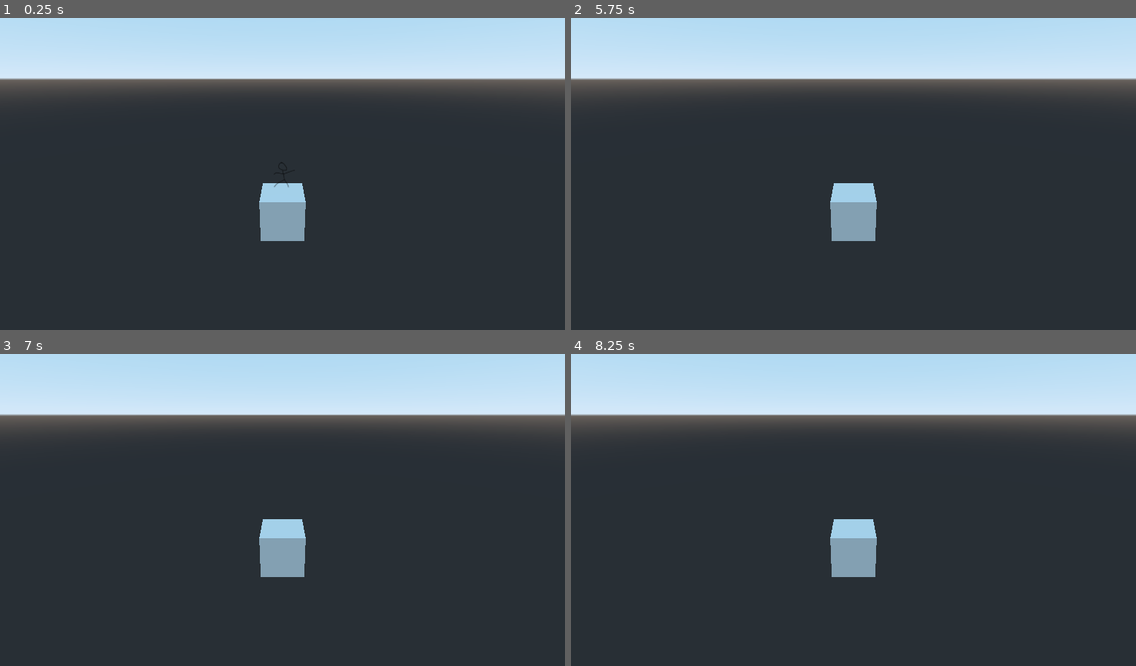
Above: before the commit, frames 1-4 (two rows, left to right).
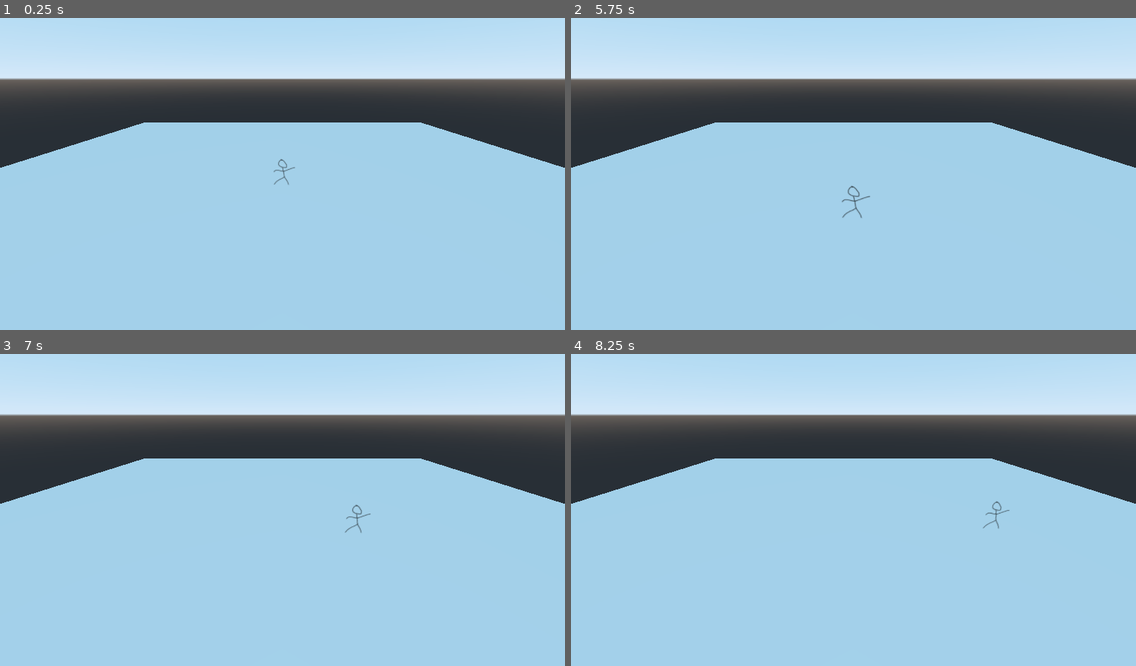
Above: after the commit, the same moments.

Repository: JeffKazuk/Ludum45
Game: Godot game, scene res://Town.tscn
Same seed, same stepped clock (60 frames per second), same inputs: the game is played once before the commit and once after it.
Inputs:
- Up to frame 1 (0.25 s): no input
- Up to frame 2 (5.75 s): tap Enter at 0.5 s; hold D (strafe_right) 0.53-1.28 s; hold S (move_back) 1.28-2.03 s; hold D (strafe_right) 2.03-2.78 s; hold W (move_forward) 2.78-3.53 s; hold A (strafe_left) 3.53-5.03 s; tap Space at 4.25 s; hold S (move_back) from 5.03 s (still down)
- Up to frame 3 (7 s): release S (move_back) at 5.78 s; hold D (strafe_right) 5.78-6.53 s; hold W (move_forward) from 6.53 s (still down)
- Up to frame 4 (8.25 s): tap Enter at 7.25 s; release W (move_forward) at 7.28 s; hold D (strafe_right) 7.28-8.03 s; tap Space at 8 s; hold S (move_back) from 8.03 s (still down)

The runs differ from the first frame. In frame 1, 62% of the frame differs, in the area x 0-100%, y 33-100%; in frame 2, 62%; in frame 3, 62%; in frame 4, 62%.

Commit message:
fixed infinite falling

Diff:
--- a/Town.tscn
+++ b/Town.tscn
@@ -9,6 +9,9 @@
 
 [node name="CSGBox" type="CSGBox" parent="."]
 transform = Transform( 1, 0, 0, 0, 1, 0, 0, 0, 1, 0, -1.28434, 0 )
+use_collision = true
+width = 33.7527
+depth = 38.2545
 
 [node name="Camera" type="Camera" parent="."]
 transform = Transform( 1, 0, 0, 0, 0.939693, 0.34202, 0, -0.34202, 0.939693, 0, 4.71566, 10 )
